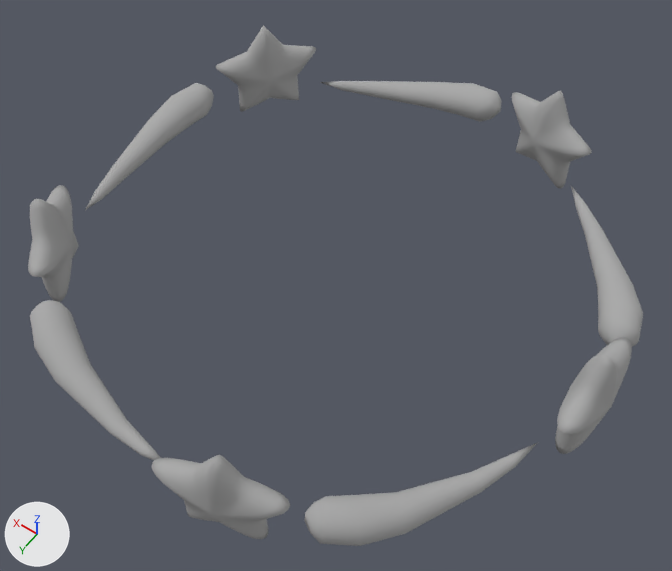
What one commit did to the glTF model Data/TeamModels/Item/StunVisualModel.gltf.
The view is the same before and after, from a camera (50 mm lens) standing at (-2.2, 3.04, 4.35) and looking at (-0.15, 0.16, -0.16). Lighting does not change. The marker at lower left points along +X, +Y and +Z. The older version comes first. Where no turn or scale is listed for an object, it has been applied to the vertices.

The older version as bpy lines, for what is in view:
```python
me_mesh_0 = bpy.data.meshes.new('Mesh_0')
me_mesh_0.from_pydata(...)  # 3520 vertices, 7000 faces; spans x -1.87..1.82, y -1.88..1.83, z 4.68..5.39
me_mesh_0.materials.append(mat_lambert2)  # grey #aaaaaa
ob_stunvisualmodel = bpy.data.objects.new('StunVisualModel', me_mesh_0)
ob_stunvisualmodel.location = (-0.032, -0.005, -5.033)
```
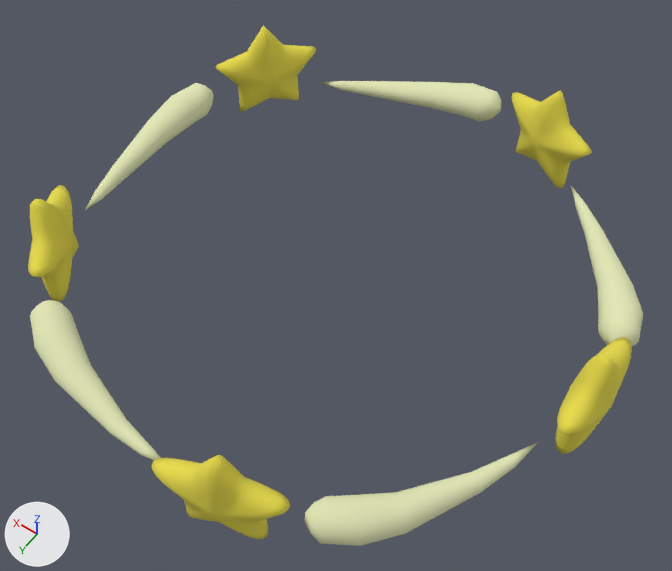
Where the change shows, as pixel boxes [x1, y1, x2, y2] in the pictures (672 x 571 px):
'StunVisualModel', recoloured (grey to beige): [28, 25, 643, 546] in both

Edits to the bpy script that builds the scene:
```text
Add img_boss_asset_png:
    img_boss_asset_png = load_image('boss_asset.png', 'StunVisualModel.fbm/boss_asset.png', 2048, 2048, 'sRGB')
Add mat_m_boss_asset:
    mat_m_boss_asset = bpy.data.materials.new('m_boss_asset')
    # colours: white #e7e7e7
    # uses the picture img_boss_asset_png
Change me_mesh_0:
    where me_mesh_0.from_pydata(...)  # 3520 vertices, 7000 faces; spans x -1.87..1.82, y -1.88..1.83, z 4.68..5.39
    remove me_mesh_0.materials.append(mat_lambert2)  # grey #aaaaaa
    add me_mesh_0.materials.append(mat_m_boss_asset)
```
